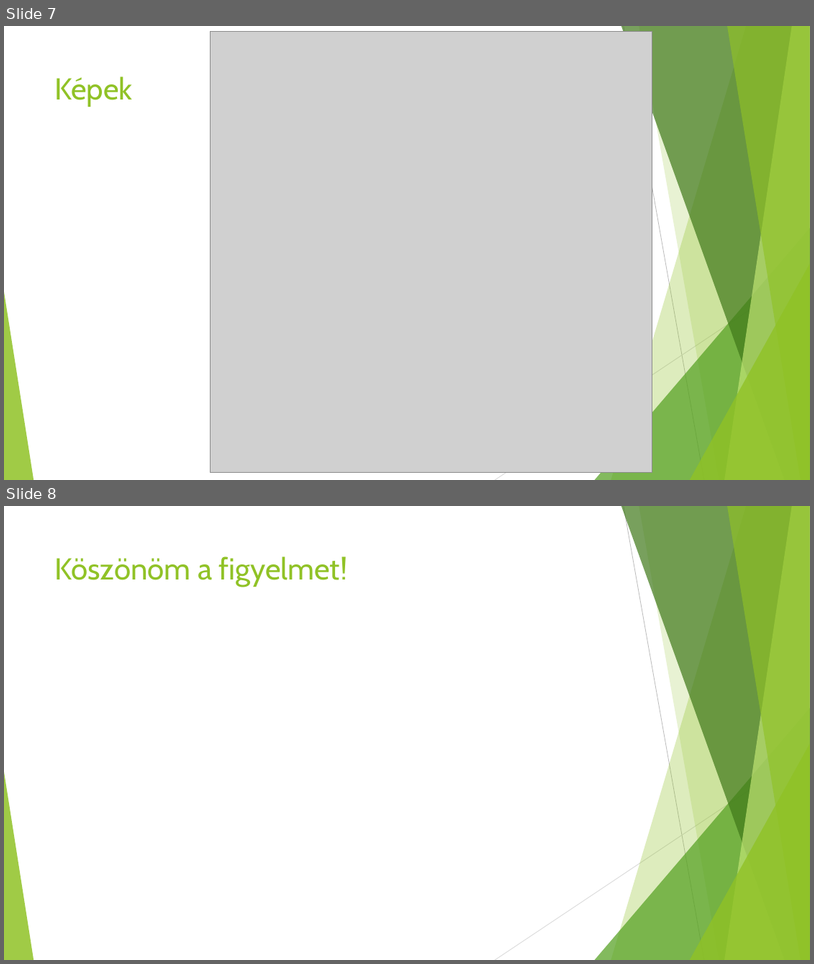
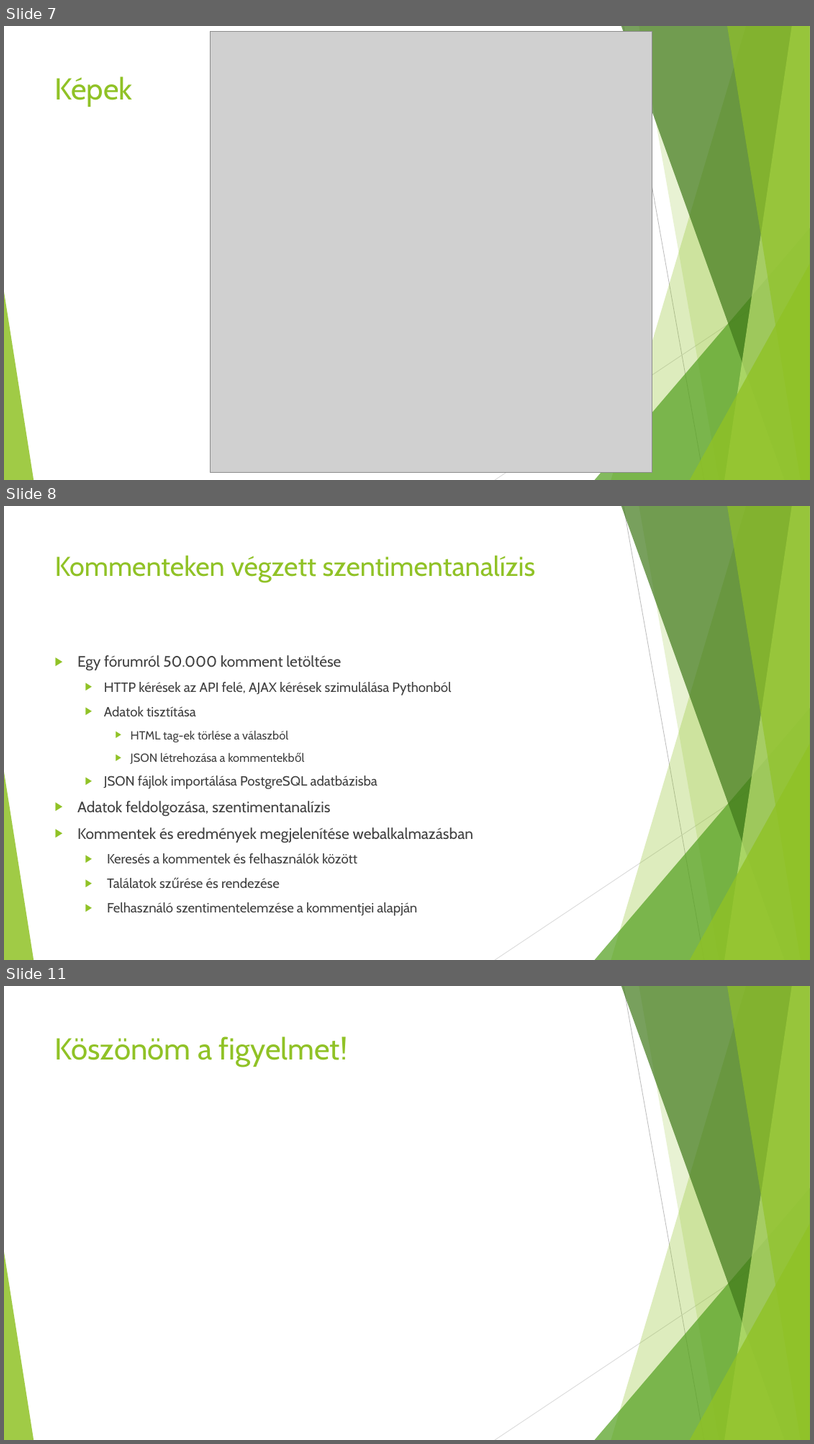
Before and after one commit to py-snake/hu-sent, a slide deck: documents/Magyar nyelvű Szentimentanalízis Projekt.pptx. Shown one above the other, each under a label of ours: slides 7 and 8 before the commit, slides 7, 8 and 11 after it; the slides between them are not shown. The pictures are 814x964 and 814x1444 pixels, drawn with LibreOffice and Linux fonts; fonts in the diff are those of the drawing; grey boxes stand for pictures. Boxes give left, top, right and bottom in pixels: in the first picture for what was removed or moved away, otherwise in the second. Text is boxed around its words. In the diff, an @@ line names an element or a change of style, - is before the commit and + after.

```diff
--- a/documents/Magyar nyelvű Szentimentanalízis Projekt.pptx
+++ b/documents/Magyar nyelvű Szentimentanalízis Projekt.pptx
@@ slide 8 added at [4,506,810,960], background #FFFFFF; not listed: 10 template elements that a slide beside it also shows @@
@@ title added at [55,555,536,583], 32.4 pt, text #90C226 @@
+Kommenteken végzett szentimentanalízis
@@ text added at [77,655,473,916], 16 pt, text #404040 @@
+▶ Egy fórumról 50.000 komment letöltése
+  ▶ HTTP kérések az API felé, AJAX kérések szimulálása Pythonból
+  ▶ Adatok tisztítása
+    ▶ HTML tag-ek törlése a válaszból
+    ▶ JSON létrehozása a kommentekből
+  ▶ JSON fájlok importálása PostgreSQL adatbázisba
+▶ Adatok feldolgozása, szentimentanalízis
+▶ Kommentek és eredmények megjelenítése webalkalmazásban
+  ▶ Keresés a kommentek és felhasználók között
+  ▶ Találatok szűrése és rendezése
+  ▶ Felhasználó szentimentelemzése a kommentjei alapján
@@ what was slide 8 is now slide 11 @@
```
Also in this commit, not shown: 2 slides changed, 2 other slides added, 7 other files.
